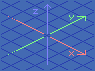
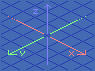
Revision of a layered 95 × 71 image; what changed, layer by layer:
painted on "axis names copy" over [20, 15, 74, 56]
painted on "axes" (3rd of 3, in "Art" › "axes" › "Group 10" › "axes") over [8, 16, 86, 55]
